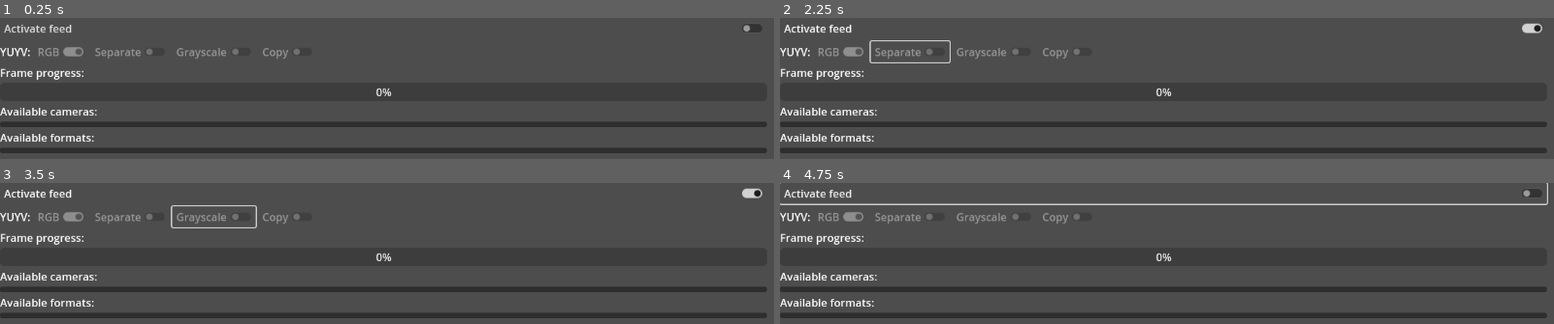
Above: before the commit, frames 1-4 (two rows, left to right).
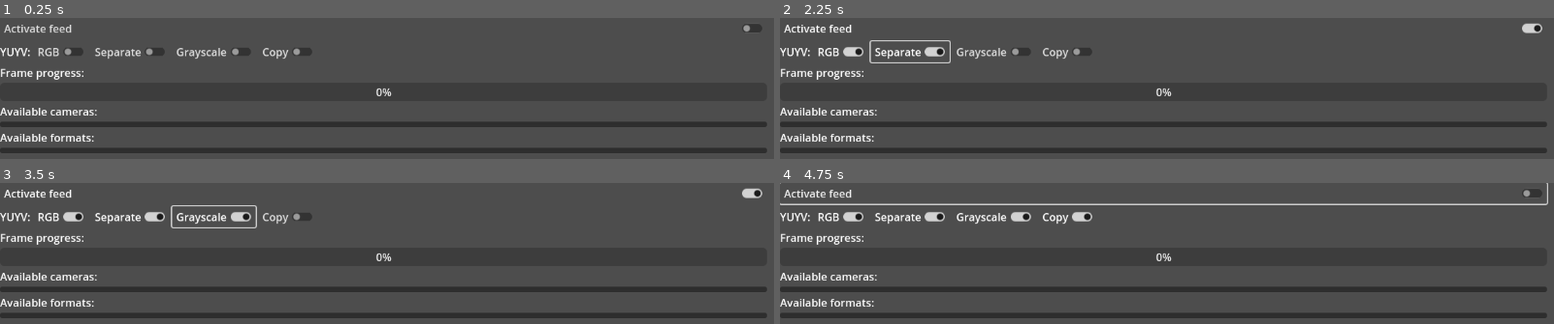
Above: after the commit, the same moments.

Repository: pkowal1982/CameraTest
Game: Godot game, scene res://CameraTest.tscn
The game is run twice, just before and just after one commit, with the same random seed, the same clock (stepped at 60 frames per second) and the same inputs.
Inputs (mouse positions are in pixels of both pictures, inside the frame that each line leads up to):
- Up to frame 1 (0.25 s): no input
- Up to frame 2 (2.25 s): click "Activate feed" at 0.5 s; click (841, 51) at 1.25 s, where only the run after the commit has a clickable "RGB"; click (911, 51) at 2 s, where only the run after the commit has a clickable "Separate"
- Up to frame 3 (3.5 s): click (216, 216) at 2.75 s, where only the run after the commit has a clickable "Grayscale"
- Up to frame 4 (4.75 s): click (1066, 216) at 3.5 s, where only the run after the commit has a clickable "Copy"; click "Activate feed" at 4.25 s

The runs differ from the first frame. In frame 1, 0.8% of the frame differs, in the area x 5-39%, y 20-29%; in frame 2, 0.9%; in frame 3, 1.1%; in frame 4, 1.2%, in the area x 5-41%, y 20-29%.
Error after the commit: Parse Error: Annotation "@uid" is not allowed in this level. (res://CameraTest.gd:1)

Commit message:
Fix yuyv output format & call deferred update_cameras

Diff:
--- a/CameraTest.gd
+++ b/CameraTest.gd
@@ -1,3 +1,4 @@
+@uid("uid://cawewntpsnj1w") # Generated automatically, do not modify.
 extends Node
 
 var cameras: ItemList
@@ -106,11 +107,11 @@
 	var feed_active = activate_feed.is_pressed()
 	deactivate_selected_camera_feed()
 	var parameters := {}
-	if separate.pressed:
+	if separate.is_pressed():
 		parameters = {"output": "separate"}
-	if grayscale.pressed:
+	if grayscale.is_pressed():
 		parameters = {"output": "grayscale"}
-	if copy.pressed:
+	if copy.is_pressed():
 		parameters = {"output": "copy"}
 	if selected_camera_feed:
 		var _ignore = selected_camera_feed.set_format(index, parameters)
@@ -126,11 +127,11 @@
 
 
 func camera_feed_added(_id: int):
-	update_cameras()
+	update_cameras.call_deferred()
 
 
 func camera_feed_removed(_id: int):
-	update_cameras()
+	update_cameras.call_deferred()
 
 func deactivate_selected_camera_feed() -> void:
 	activate_feed.button_pressed = false
